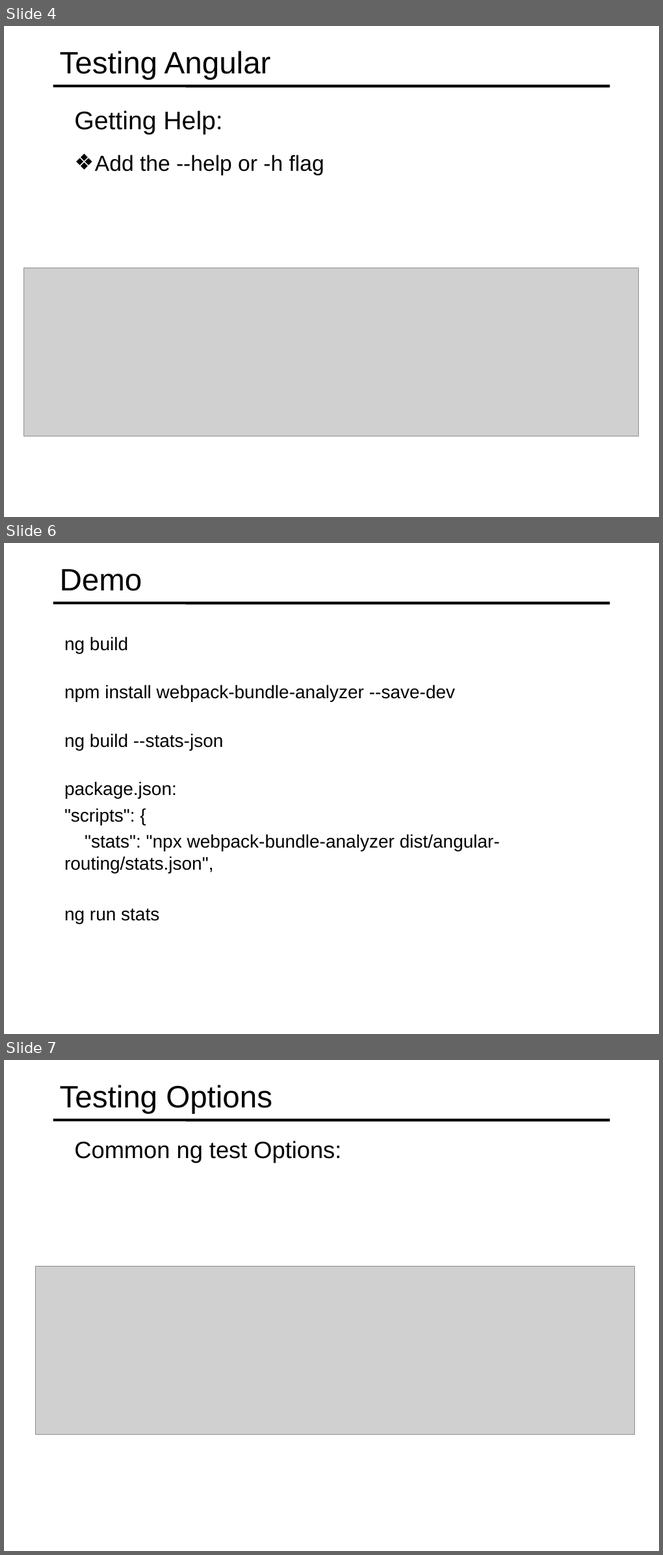
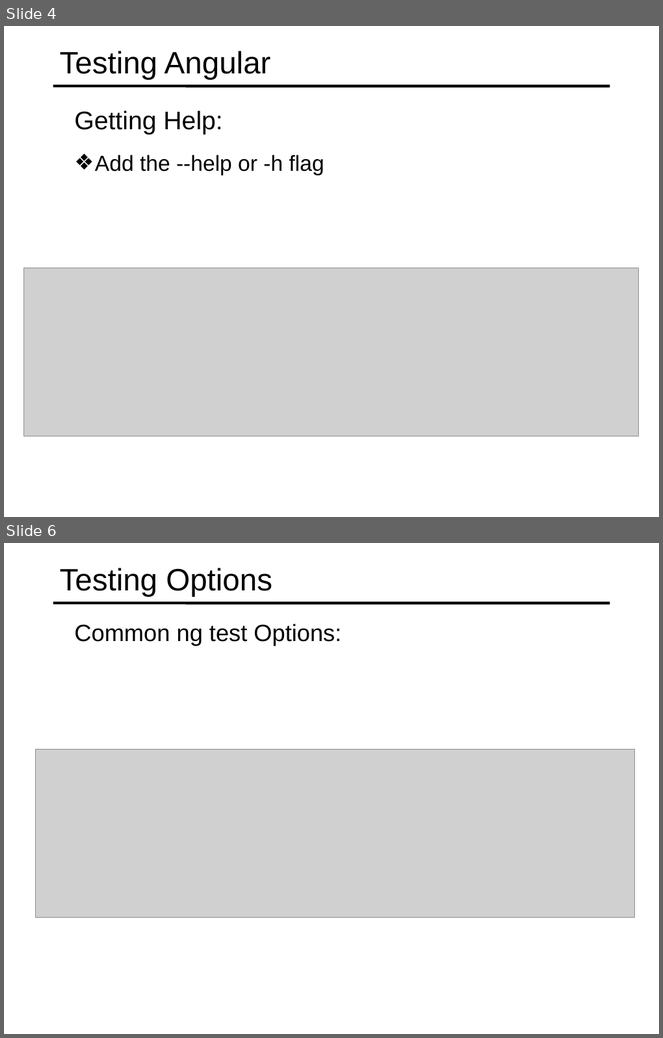
Before and after one commit to specter01wj/Jago_Link_Training, a slide deck: Angular/Angular7/Angular CLI/7.Running Unit and End to End Tests/L7_Running Unit and End to End Tests.ppt. Shown one above the other, each under a label of ours: slides 4, 6 and 7 before the commit, slides 4 and 6 after it; the slides between them are not shown. The pictures are 663x1555 and 663x1038 pixels, drawn with LibreOffice and Linux fonts; fonts in the diff are those of the drawing; grey boxes stand for pictures. Boxes give left, top, right and bottom in pixels: in the first picture for what was removed or moved away, otherwise in the second. Text is boxed around its words. In the diff, an @@ line names an element or a change of style, - is before the commit and + after.

```diff
--- a/Angular/Angular7/Angular CLI/7.Running Unit and End to End Tests/L7_Running Unit and End to End Tests.ppt
+++ b/Angular/Angular7/Angular CLI/7.Running Unit and End to End Tests/L7_Running Unit and End to End Tests.ppt
@@ slide 6 removed at box(4, 543, 659, 1034), background #FFFFFF; not listed: 1 template element that a slide beside it also shows @@
@@ title removed at box(60, 569, 142, 591) @@
-Demo
@@ text removed at box(64, 637, 128, 653) @@
-  ng build
@@ text removed at box(64, 685, 455, 702) @@
-  npm install webpack-bundle-analyzer --save-dev
@@ text removed at box(64, 733, 224, 750) @@
-  ng build --stats-json
@@ text removed at box(64, 782, 500, 873) @@
-  package.json:
-  "scripts": {
-  "stats": "npx webpack-bundle-analyzer dist/angular-routing/stats.json",
@@ text removed at box(64, 909, 159, 924) @@
-  ng run stats
@@ what was slide 7 is now slide 6 @@
```
Also in this commit, not shown: 1 slide changed.
